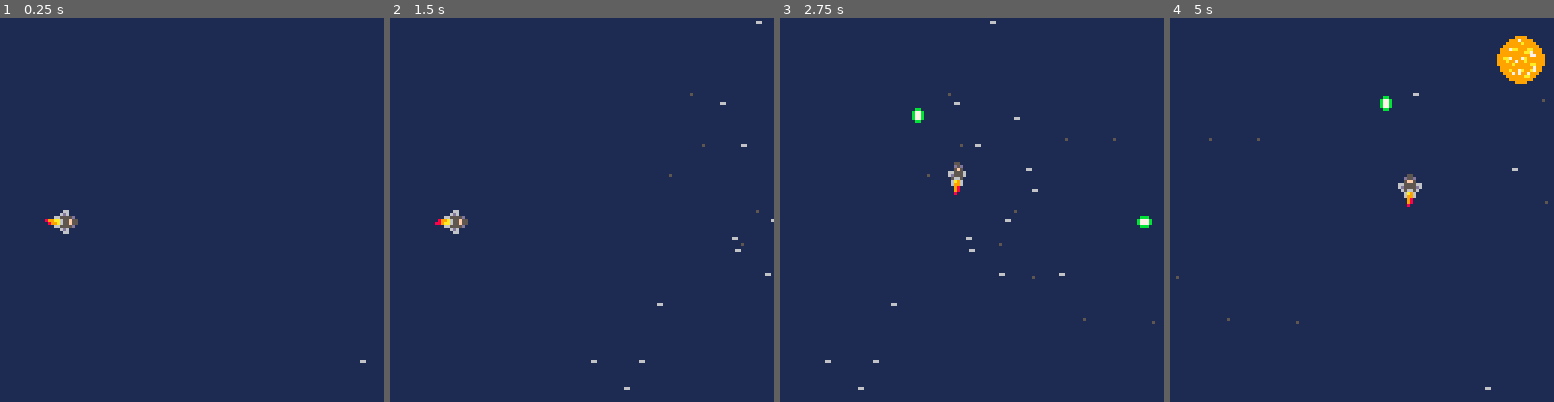
Above: before the commit, frames 1-4 (left to right).
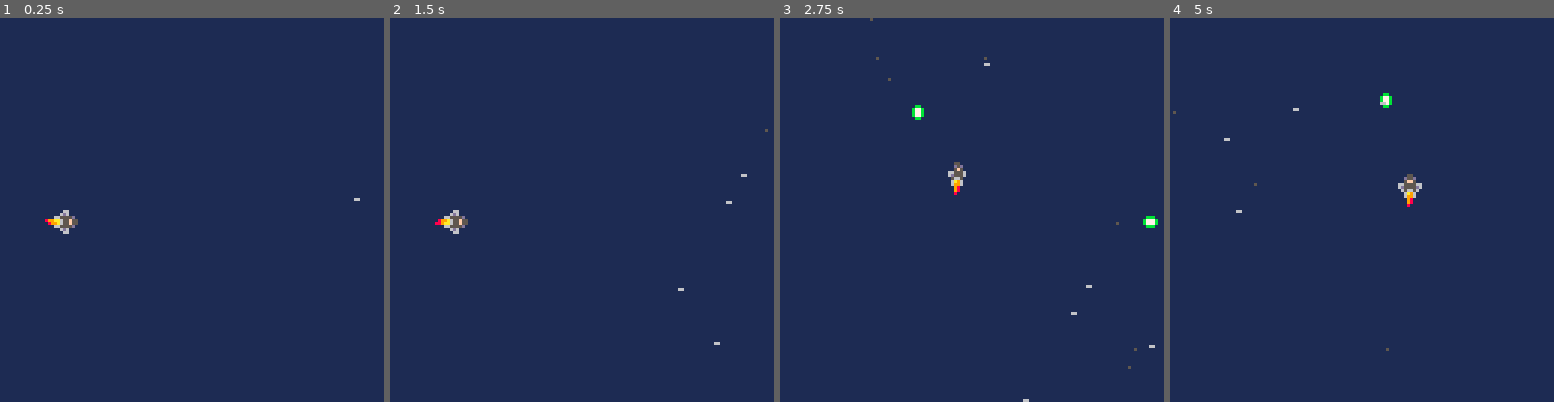
Above: after the commit, the same moments.

Repository: Loquicom/pico-8
Game: PICO-8 cartridge games/sp8ce-em-up.p8
Two runs of this game, one before a commit and one after it. Both use one fixed random seed, a clock stepped at 60 frames per second and the inputs below.
Inputs:
- Up to frame 1 (0.25 s): no input
- Up to frame 2 (1.5 s): tap X (X key) at 0.33, 1.07 s; tap O (Z key) at 0.7 s
- Up to frame 3 (2.75 s): hold Right 1.6-2.1 s; tap O (Z key) at 1.7, 2.1, 2.5 s; tap X (X key) at 1.85 s; hold Up 2.15-2.42 s; hold Right from 2.47 s (still down)
- Up to frame 4 (5 s): tap O (Z key) every 0.4 s from 2.9 to 4.9 s; tap X (X key) at 2.97, 4.08 s; release Right at 3.03 s; hold Left 3.08-3.58 s; hold Down 3.63-3.97 s; hold Right 4.02-4.68 s; hold Up from 4.73 s (still down)

The runs differ from the first frame. In frame 1, less than 0.1% of the frame differs, in the area x 92-96%, y 46-90%; in frame 2, 0.2%; in frame 3, 0.5%; in frame 4, 1.4%, in the area x 0-99%, y 4-97%.

Commit message:
Sp8ce-em-up v11

Diff:
--- a/games/sp8ce-em-up.p8
+++ b/games/sp8ce-em-up.p8
@@ -1,6 +1,8 @@
 pico-8 cartridge // http://www.pico-8.com
 version 41
 __lua__
+--Sp8ce'em Up
+--By Loquicom
 --gameloop
 
 function _init()
@@ -71,36 +73,27 @@
 function move_player()
 	-- Can't move if sprite is not show
 	if (not player.show) return
-	-- Detect pressed button set speed end sprite
+	-- Detect pressed button and set values
 	local x = 0
 	local y = 0
 	local info = rotate_player_info()
-	local thrusterOffset = info.offset
-	player.sprite = info.sprite
 	if (btn(0)) then
 		x -= player.speed -- Left
 		info = rotate_player_info(0)
-		player.sprite = info.sprite
-		thrusterOffset = info.offset
 	end
 	if (btn(1)) then
 		x += player.speed -- Right
 		info = rotate_player_info(1)
-		player.sprite = info.sprite
-		thrusterOffset = info.offset
 	end
 	if (btn(2)) then -- Up
 		y -= player.speed
 		info = rotate_player_info(2)
-		player.sprite = info.sprite
-		thrusterOffset = info.offset
 	end
 	if (btn(3)) then -- Down
 		y += player.speed
 		info = rotate_player_info(3)
-		player.sprite = info.sprite
-		thrusterOffset = info.offset
-	end
+	end
+	player.sprite = info.sprite
 	-- Adapt diagonal speed
 	if (x != 0 and y != 0) then
 		x /= 2
@@ -115,38 +108,26 @@
 	if (player.y > 127) player.y = -7
 	if (player.y < -7) player.y = 127
 	-- Set thruster position
-	if (rotation) then
-		thrusterOffset.y = 6
-	else
-		thrusterOffset.x = -6
-	end
-	player.thruster.x = player.x + thrusterOffset.x
-	player.thruster.y = player.y + thrusterOffset.y
+	player.thruster.x = player.x + info.offset.x
+	player.thruster.y = player.y + info.offset.y
 end
 
 function action_player()
 	-- Do nothing if player is hide
 	if (not player.show) return
 	-- Bullets
-	local info = rotate_bullet_info()
 	if (btn(4) and timer_is_end(player.timers.bullet)) then
-		local bullet = {x=player.x,y=player.y,speed=info.speed.base,sprite=info.sprites[2]}
+		local info = rotate_bullet_info()
+		local bullet = {x=player.x+info.offset.base.x, y=player.y+info.offset.base.y, speed=info.speed.base, sprite=info.sprites[2], inv=false}
 		if (player.power == 0) bullet.sprite = info.sprites[1]
-		-- Offset to align
-		if (rotation) then
-			bullet.x += 2
-		else
-			bullet.y += 2
-		end
 		add(player.bullets, bullet)
 		if (player.power >= 2) then
 			-- Diagonal bullets
 			local sprite = info.sprites[3]
 			if (player.power > 2) sprite = info.sprites[4]
-			add(player.bullets, {x=player.x,y=player.y,speed=info.speed.diag1,sprite=sprite})
-			add(player.bullets, {x=player.x,y=player.y,speed=info.speed.diag2,sprite=sprite})
+			add(player.bullets, {x=player.x+info.offset.diag1.x, y=player.y+info.offset.diag1.y, speed=info.speed.diag1, sprite=sprite,inv=true})
+			add(player.bullets, {x=player.x+info.offset.diag2.x, y=player.y+info.offset.diag2.y, speed=info.speed.diag2, sprite=sprite,inv=false})
 		end
-
 		timer_restart(player.timers.bullet)
 	end
 	-- Rotate
@@ -164,7 +145,7 @@
 function draw_player()
 	-- Bullets
 	for bullet in all(player.bullets) do
-		spr(bullet.sprite, bullet.x, bullet.y, 1, 1, false, (bullet.diag and bullet.speed > 0))
+		spr(bullet.sprite, bullet.x, bullet.y, 1, 1, false, bullet.inv)
 	end
 	-- Player
 	if (player.show) spr(player.sprite, player.x, player.y)
@@ -196,35 +177,44 @@
 		if (type == 3) planet.sprite = 44
 		if (type == 4) planet.sprite = 46
 		planet.visible = true
-		planet.x = 200
-		planet.y = flr(rnd(111))
+		local spawn = rotate_ground_spawn(200, flr(rnd(111)))
+		planet.x = spawn.x
+		planet.y = spawn.y
 	end
 	if (planet.visible) then
-		if (planet.x < -100) planet.visible = false
-		planet.x -= planet.speed
+		if (planet.x < -100 or planet.y > 228) planet.visible = false
+		local speed = rotate_ground_speed(planet.speed)
+		planet.x += speed.x
+		planet.y += speed.y
 	end
 	-- Stars
 	for star in all(stars) do
-		if (star.x < -8) then
+		if (star.x < -8 or star.y > 128) then
 			local type = flr(rnd(3)+0.1)
 			if (type == 0) star.sprite = 10
 			if (type == 1) star.sprite = 11
 			if (type == 2) star.sprite = 26
 			if (type == 3) star.sprite = 27
-			star.x = flr(rnd(250))+130
-			star.y = flr(rnd(127))
+			local spawn = rotate_ground_spawn(flr(rnd(250))+130, flr(rnd(127)))
+			star.x = spawn.x
+			star.y = spawn.y
 		end
-		star.x -= star.speed
+		local speed = rotate_ground_speed(star.speed)
+		star.x += speed.x
+		star.y += speed.y
 	end
 	-- Lights
 	for light in all(ligths) do
-		if (light.x < -1) then
-			light.x = flr(rnd(100))+130
-			light.y = flr(rnd(127))
+		if (light.x < -1 or light.y > 128) then
+			local spawn = rotate_ground_spawn(flr(rnd(100))+130, flr(rnd(127)))
+			light.x = spawn.x
+			light.y = spawn.y
 			light.color = flr(rnd(2)+5)
 		end
-		light.x -= light.speed
-		if (light.color == 6) light.x -= 0.2
+		local speed = rotate_ground_speed(light.speed)
+		if (light.color == 6) speed = rotate_ground_speed(light.speed+0.2)
+		light.x += speed.x
+		light.y += speed.y
 	end
 end
 
@@ -272,30 +262,40 @@
 
 function rotate_player_info(btn)
 	if (btn == nil) then
-		if (rotation) return {sprite=cst.player.sprt.rota[1],offset={x=0,y=6}}
-		return {sprite=cst.player.sprt.base[1],offset={x=-6,y=0}}
+		if (rotation) return {sprite=cst.player.sprt.rota[1], offset={x=0,y=6}}
+		return {sprite=cst.player.sprt.base[1], offset={x=-6,y=0}}
 	end
 	if (btn == 0) then
-		if (rotation) return {sprite=cst.player.sprt.rota[2],offset={x=-1,y=6}}
-		return {sprite=cst.player.sprt.base[1],offset={x=-6,y=0}}
+		if (rotation) return {sprite=cst.player.sprt.rota[2], offset={x=-1,y=6}}
+		return {sprite=cst.player.sprt.base[1], offset={x=-6,y=0}}
 	end
 	if (btn == 1) then
-		if (rotation) return {sprite=cst.player.sprt.rota[3],offset={x=1,y=6}}
-		return {sprite=cst.player.sprt.base[1],offset={x=-6,y=0}}
+		if (rotation) return {sprite=cst.player.sprt.rota[3], offset={x=1,y=6}}
+		return {sprite=cst.player.sprt.base[1], offset={x=-6,y=0}}
 	end
 	if (btn == 2) then
-		if (rotation) return {sprite=cst.player.sprt.rota[1],offset={x=0,y=6}}
-		return {sprite=cst.player.sprt.base[2],offset={x=-6,y=-1}}
+		if (rotation) return {sprite=cst.player.sprt.rota[1], offset={x=0,y=6}}
+		return {sprite=cst.player.sprt.base[2], offset={x=-6,y=-1}}
 	end
 	if (btn == 3) then
-		if (rotation) return {sprite=cst.player.sprt.rota[1],offset={x=0,y=6}}
-		return {sprite=cst.player.sprt.base[3],offset={x=-6,y=1}}
+		if (rotation) return {sprite=cst.player.sprt.rota[1], offset={x=0,y=6}}
+		return {sprite=cst.player.sprt.base[3], offset={x=-6,y=1}}
 	end
 end
 
 function rotate_bullet_info()
-	if (rotation) return {sprites={52,53,54,55}, speed={base={x=0,y=-3},diag1={x=1.5,y=-1.5},diag2={x=-1.5,y=-1.5}}}
-	return {sprites={48,49,50,51}, speed={base={x=3,y=0},diag1={x=1.5,y=1.5},diag2={x=1.5,y=-1.5}}}
+	if (rotation) return {sprites={52,53,54,55}, speed={base={x=0,y=-3},diag1={x=1.5,y=-1.5},diag2={x=-1.5,y=-1.5}}, offset={base={x=1,y=2},diag1={x=4,y=0},diag2={x=-1,y=2}}}
+	return {sprites={48,49,50,51}, speed={base={x=3,y=0},diag1={x=1.5,y=1.5},diag2={x=1.5,y=-1.5}}, offset={base={x=2,y=1},diag1={x=0,y=0},diag2={x=0,y=0}}}
+end
+
+function rotate_ground_spawn(baseX, baseY)
+	if (rotation) return {x=baseY, y=-baseX+128}
+	return {x=baseX, y=baseY}
+end
+
+function rotate_ground_speed(speed)
+	if (rotation) return {x=0, y=speed}
+	return {x=-speed, y=0}
 end
 
 function _rotate_player_animation()
Not shown, changed: 137 lines of the sprite sheet (__gfx__) section of games/sp8ce-em-up.p8
Not shown, changed: the thumbnail (__label__) section of games/sp8ce-em-up.p8
